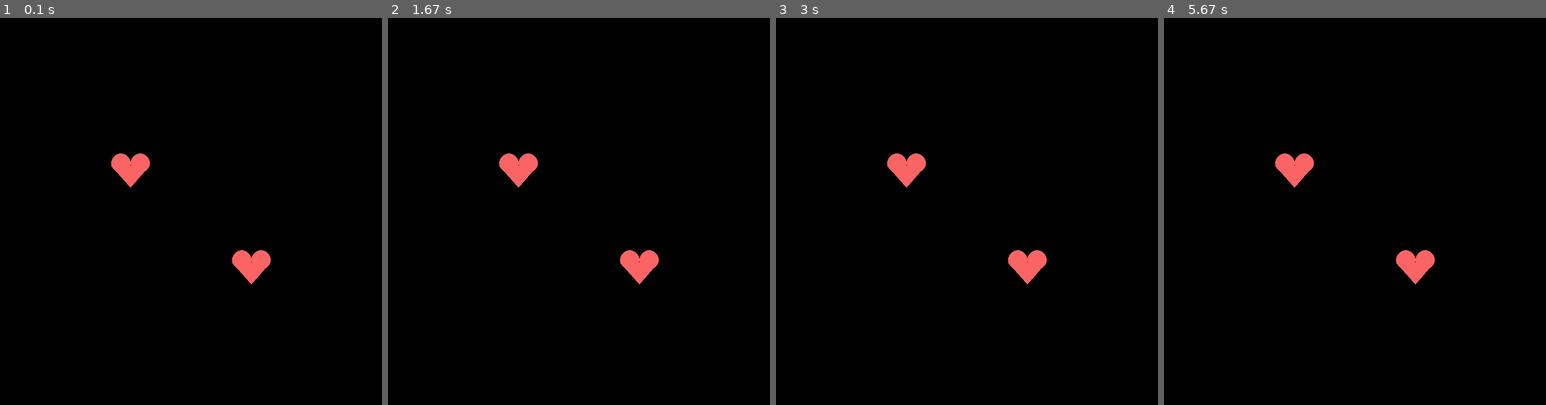
Above: before the commit, frames 1-4 (left to right).
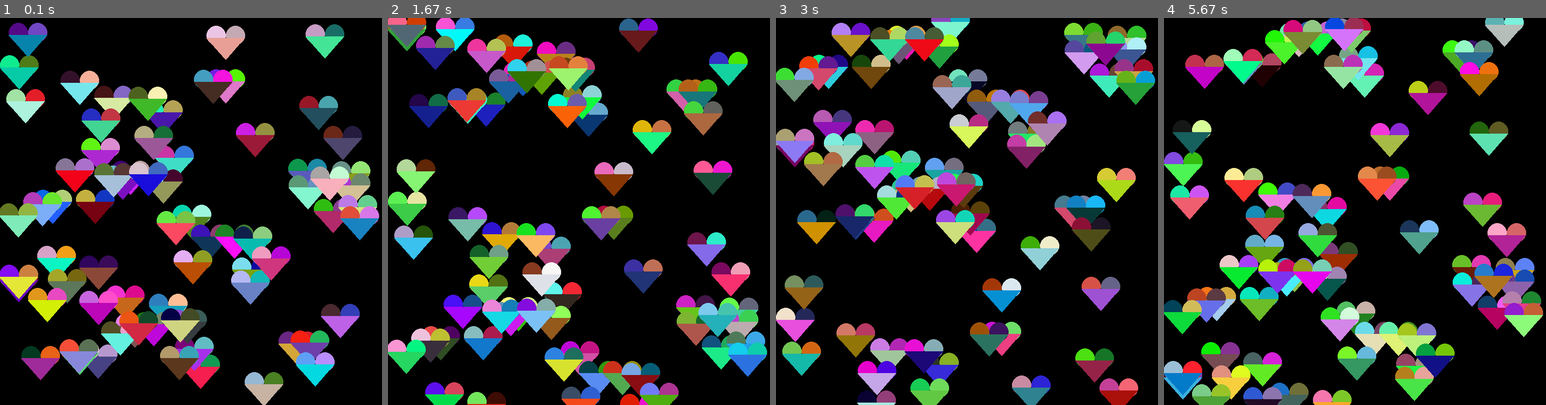
Above: after the commit, the same moments.

Repository: Lolmaster21/pygame
Game: pygame game, started from class valentines.py
Same seed, same stepped clock (60 frames per second), same inputs: the game is played once before the commit and once after it.
Inputs:
- Up to frame 1 (0.1 s): no input
- Up to frame 2 (1.67 s): no input
- Up to frame 3 (3 s): no input
- Up to frame 4 (5.67 s): no input

The runs differ from the first frame. In frame 1, 32% of the frame differs, in the area x 0-100%, y 1-100%; in frame 2, 32%; in frame 3, 32%; in frame 4, 32%, in the area x 0-100%, y 0-100%.

Commit message:
Update class valentines.py

Diff:
--- a/class valentines.py
+++ b/class valentines.py
@@ -1,34 +1,58 @@
 import pygame
-from math import sin
-from math import cos
+import random
 
 pygame.init()
 pygame.display.set_caption("Valentine's Hearts")
 screen = pygame.display.set_mode((800, 800))
 screen.fill((0, 0, 0))
+clock = pygame.time.Clock() #set up clock
+
+timer = 0;
 
 GameLoop = True #variable to run game loop
+
 
 
 class heart:
     def __init__(self,xpos,ypos):
         self.xpos = xpos
         self.ypos = ypos
+
     def draw(self):
-        pygame.draw.circle(screen, (250, 100, 100), (self.xpos, self.ypos), 20)
-        pygame.draw.circle(screen, (250, 100, 100), (self.xpos+40, self.ypos), 20)
-        pygame.draw.polygon(screen, (250, 100, 100), ((self.xpos-20, self.ypos+5), (self.xpos+59, self.ypos+5), (self.xpos+20, self.ypos+50)))
+        pygame.draw.circle(screen, (random.randrange(1,255), random.randrange(1,255), random.randrange(1,255)), (self.xpos, self.ypos), 20)
+        pygame.draw.circle(screen, (random.randrange(1,255), random.randrange(1,255), random.randrange(1,255)), (self.xpos+40, self.ypos), 20)
+        pygame.draw.polygon(screen, (random.randrange(1,255), random.randrange(1,255), random.randrange(1,255)), ((self.xpos-20, self.ypos+5), (self.xpos+59, self.ypos+5), (self.xpos+20, self.ypos+50)))
+
+    def move(self):
+        if self.ypos > 800:
+            self.ypos = 0
+
+        self.ypos += 3
+
+    def update(self):
+        self.move()
+        self.draw()
+
+rain = []
+
+for i in range(70):
+    rain.append(heart(random.randrange(1,750), random.randrange(1,750)))
 #------------------------------------------------------------------------------------------------------------
 v1 = heart(250,300)
 v2 = heart(500,500)
 
-while GameLoop:
+while True:
+    clock.tick(60)
 
-    event = pygame.event.wait()
+    screen.fill((0,0,0))
+    v1.update()
+    v2.update()
+
+    for i in range(len(rain)):
+        timer = rain[i].move()
+        rain[i].draw()
 
 
-    v1.draw()
-    v2.draw()
     pygame.display.flip()
 
 pygame.quit()
